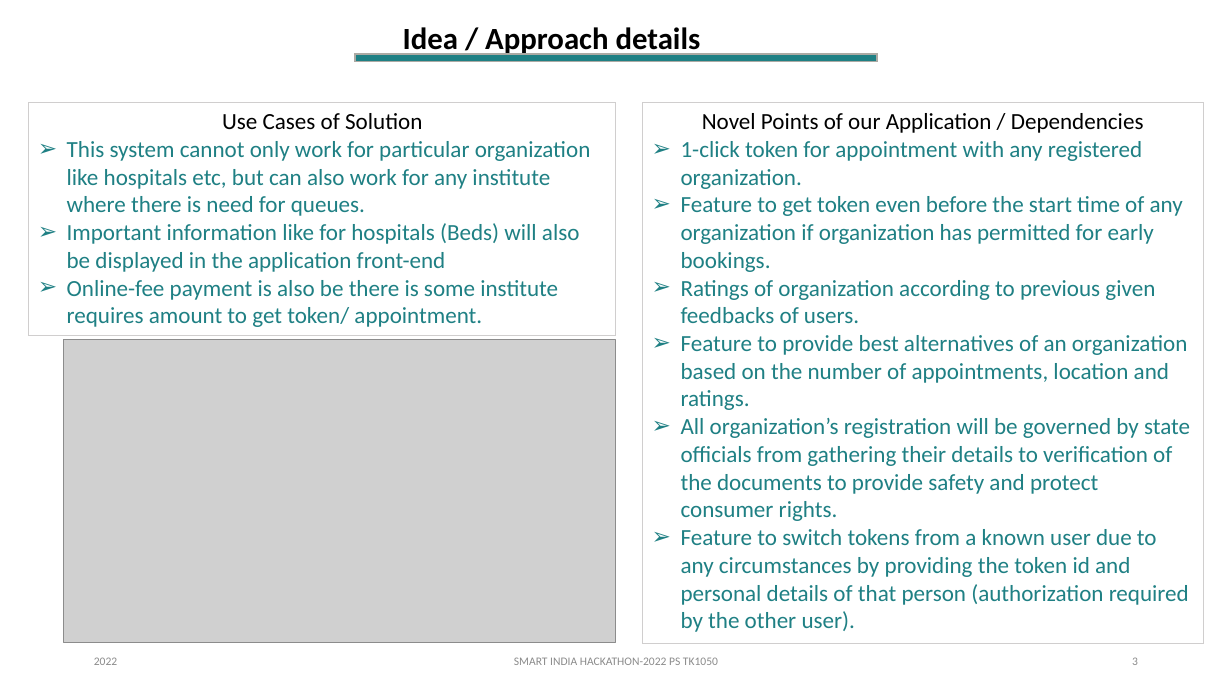
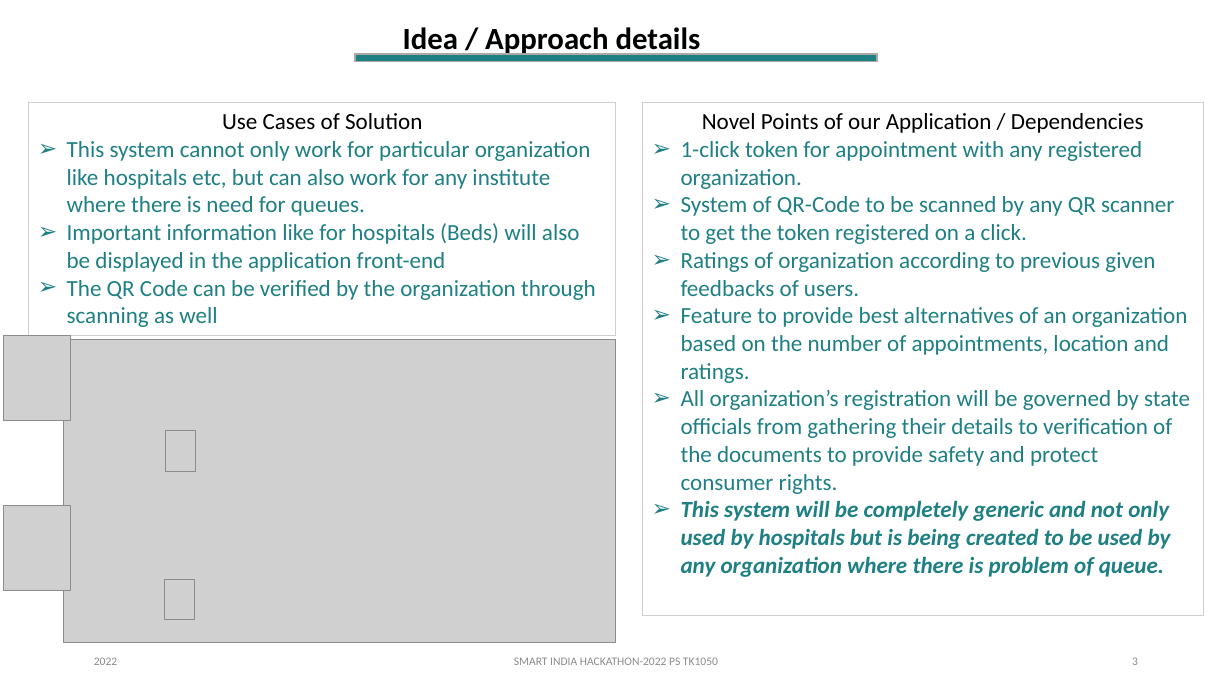
Before and after one commit to kashif-raza2019/One-Queue-Old, a slide deck: slide 3 of resources/SIH 2022 Optimizers.pptx. Drawn at 1232x693 pixels with LibreOffice and Linux fonts; fonts in the diff are those of the drawing; grey boxes stand for pictures; background and template pictures are left out. Boxes give left, top, right and bottom in pixels: in the first picture for what was removed or moved away, otherwise in the second. Text is boxed around its words. In the diff, an @@ line names an element or a change of style, - is before the commit and + after.

```diff
--- a/resources/SIH 2022 Optimizers.pptx
+++ b/resources/SIH 2022 Optimizers.pptx
@@ rectangle "Novel Points of our Application ...": place and size @@
-rectangle "Novel Points of our Application ..." at (642,103,1203,644)
+rectangle "Novel Points of our Application ..." at (642,103,1203,616)
@@ text in rectangle at (681,196,1174,244): text changed @@
-➢ Feature to get token even before the start time of any organization if organization has permitted for early bookings.
+➢ System of QR-Code to be scanned by any QR scanner to get the token registered on a click.
@@ text in rectangle at (67,280,596,327): text changed @@
-➢ Online-fee payment is also be there is some institute requires amount to get token/ appointment.
+➢ The QR Code can be verified by the organization through scanning as well
@@ picture added at (4,335,71,421) @@
@@ picture added at (165,431,196,470) @@
@@ picture added at (4,506,71,591) @@
@@ text in rectangle at (681,500,1171,577): text changed; bold on; italic on @@
-➢ Feature to switch tokens from a known user due to any circumstances by providing the token id and personal details of that person (authorization required by the other user).
+➢ This system will be completely generic and not only used by hospitals but is being created to be used by any organization where there is problem of queue.
@@ picture added at (165,580,195,620) @@
```
Also in this commit, not shown: 3 other slides changed, 7 other files.
